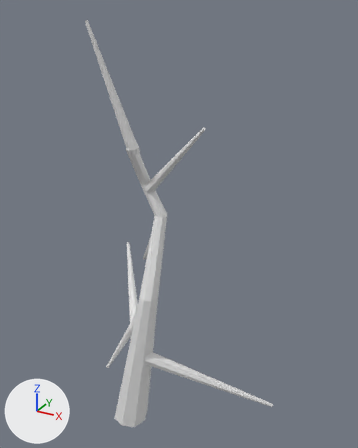
A saved change to the FBX model Assets/Meshes/baum2.fbx.
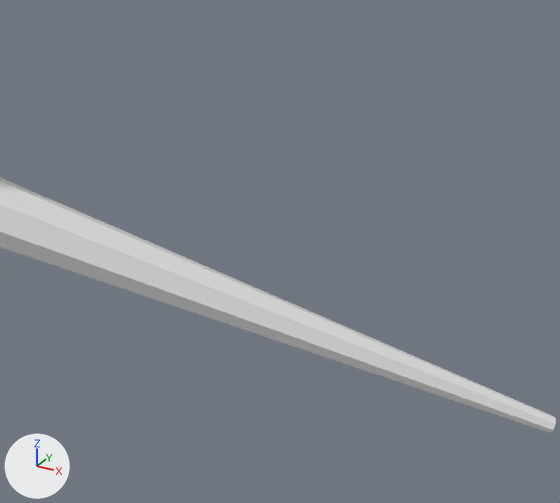
Each version appears first whole from a 50 mm camera at (-10.24, -26.17, 30.72) aimed at (-26.82, 3.98, 15.65), and next in a close-up on the part from 46% to 76% of the width and 72% to 94% of the height. Lighting does not change. The marker at lower left points along +X, +Y and +Z. Where no turn or scale is listed for an object, it has been applied to the vertices.

The first close-up shows 'Arm4'.
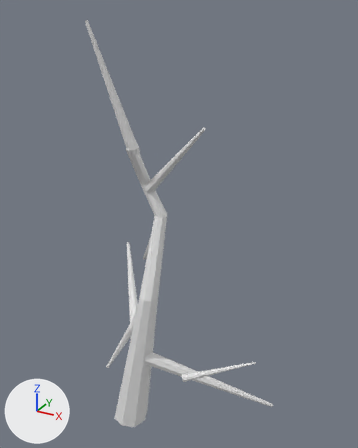
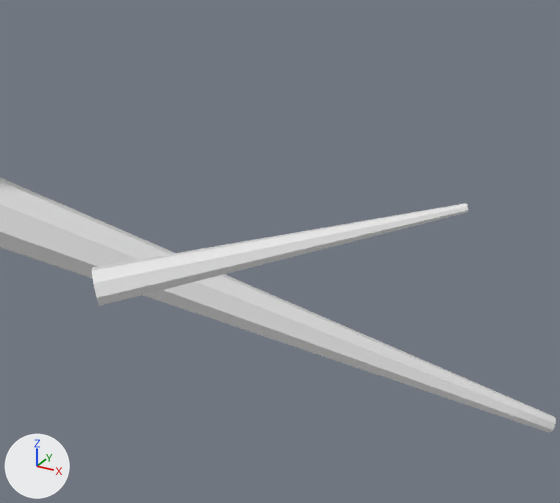
The newer file is also turned or shifted as a whole; pictures and numbers use the older file's frame.

Boxes [x1, y1, x2, y2] around the edits, measured in the close-ups (560 x 503 px):
'Arm6', added: after [92, 203, 469, 306]

Diff of the bpy script that builds the scene:
```diff
--- a/Assets/Meshes/baum2.fbx.py
+++ b/Assets/Meshes/baum2.fbx.py
@@ me_cylinder_013 @@
+me_cylinder_013.from_pydata(...)  # 72 vertices, 66 faces; spans x -0.37..4.29, y -0.38..2.8, z -0.32..1.12
+me_cylinder_013.materials.append(mat_material)  # its picture is missing
@@ ob_arm6 @@
+ob_arm6 = bpy.data.objects.new('Arm6', me_cylinder_013)
+ob_arm6.location = (-23.62, -0.78, 5.93)
```
